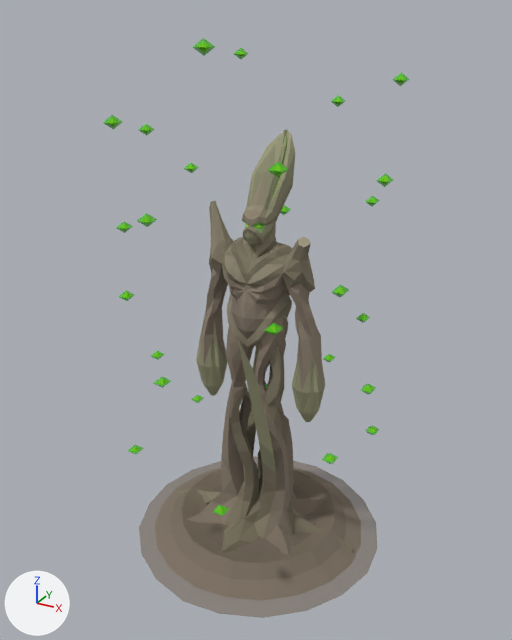
An edit to the glTF model public/models/hespori.gltf, drawn before and after from the same camera.
The view is the same before and after, from a camera (50 mm lens) standing at (429.0, -784.0, 740.0) and looking at (1.0, -4.0, 351.0). Every picture has the same lights, and +X, +Y and +Z are marked at lower left. The picture after the commit comes second. Vertices at exactly the same position are counted once.
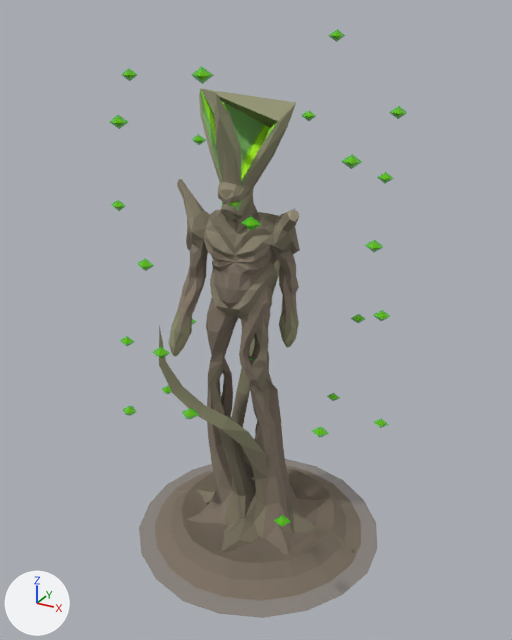
The newer file adds a shape key; the second version is drawn at full value of the shape key 'target_18' of 'Mesh_0', and the change is written as the vertex moves it makes.

Boxes (x1, y1, x2, y2) around the edits, measured in the pictures (512 x 640 px; the box of a moved part takes in the faces that stretch with it):
'Mesh_0', reshaped
    before: (103, 38, 409, 618)
    after: (109, 29, 407, 618)
part 1 of me_mesh_0, moved or reshaped
    before: (103, 48, 409, 535)
    after: (109, 66, 407, 535)
part 2 of me_mesh_0, moved or reshaped
    before: (193, 38, 215, 56)
    after: (328, 29, 345, 42)

Patch to the scene script:
```diff
--- a/public/models/hespori.gltf.py
+++ b/public/models/hespori.gltf.py
@@ me_mesh_0 @@
 # used by ob_mesh_0; location = (0.0, 0.0, 0.0)
-me_mesh_0.from_pydata(...)  # 1712 vertices, 3205 faces; spans x -185.0..189.0, y -186.0..188.0, z -7.0..715.0
+me_mesh_0.from_pydata(...)  # 1712 vertices, 3205 faces; spans x -185.0..189.0, y -192.0..188.0, z -7.0..715.0
+# me_mesh_0 part 1: 1302 of 1712 vertices moved; they spanned x -176.0..176.0, y -186.0..176.0, z 53.0..690.0 and now span x -183.0..182.0, y -192.0..181.0, z 61.0..690.0; mean shift (-24.0, -17.0, 39.0); largest move (-112.0, 150.0, 682.0) -> (44.0, -192.0, 682.0)
+# me_mesh_0 part 2: all 12 vertices in x 32.0..48.0, y -186.0..-170.0, z 699.0..715.0 are turned 157.6 degrees about the z axis through their middle, then moved by (-11.0, 348.0, 0.0)
+# other edits to the shape of me_mesh_0 do not show in these pictures
 me_mesh_0.materials.append(mat_material_0)
```
